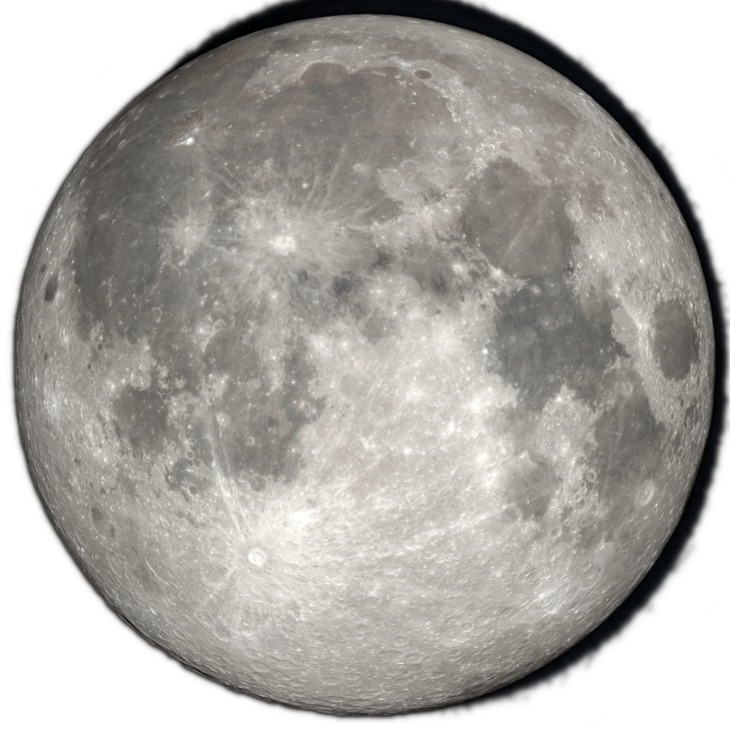
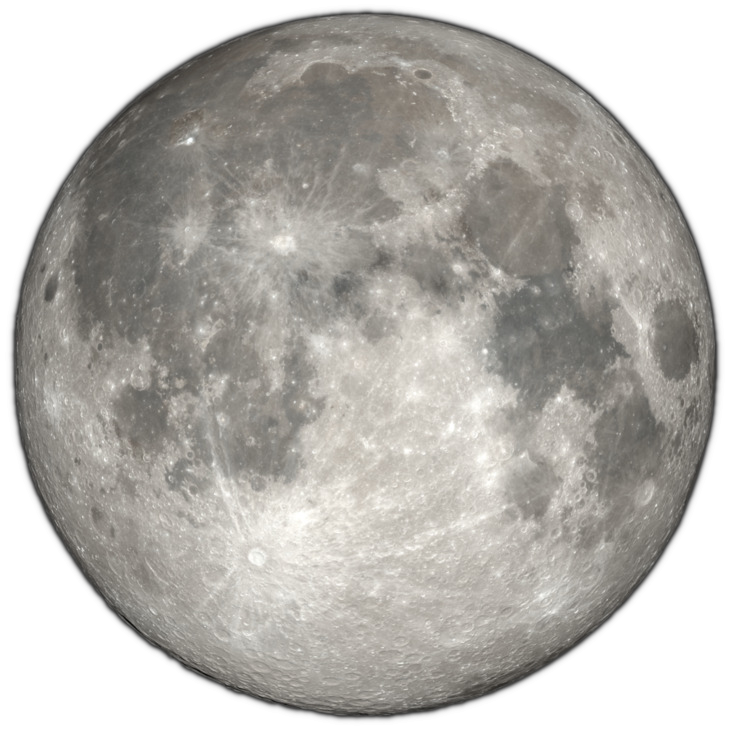
The second 730x730 image is a revision of the first. Changes to its layers:
removed layer "new_moon.jpg" over box(127, 0, 730, 723)
